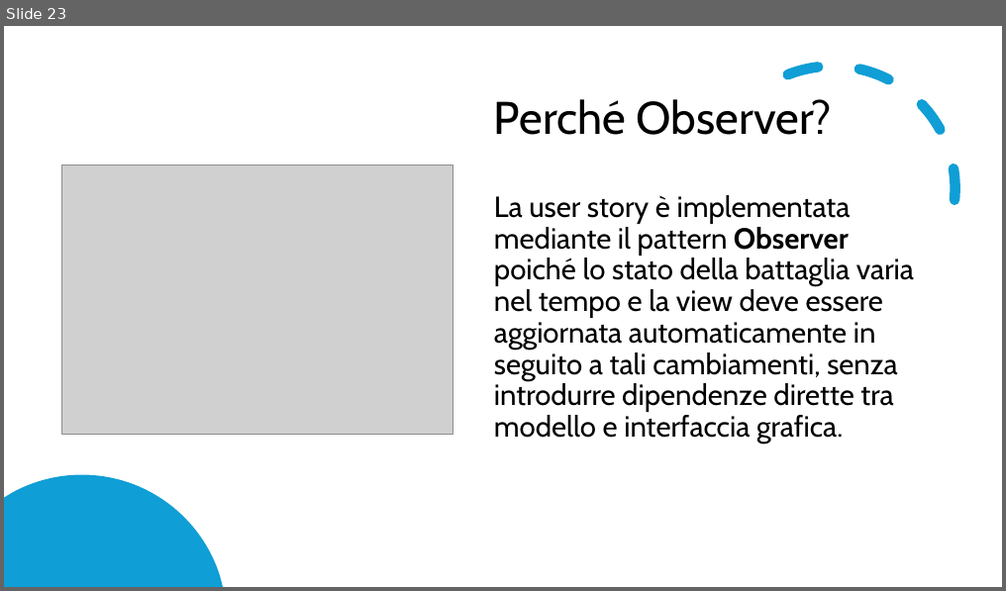
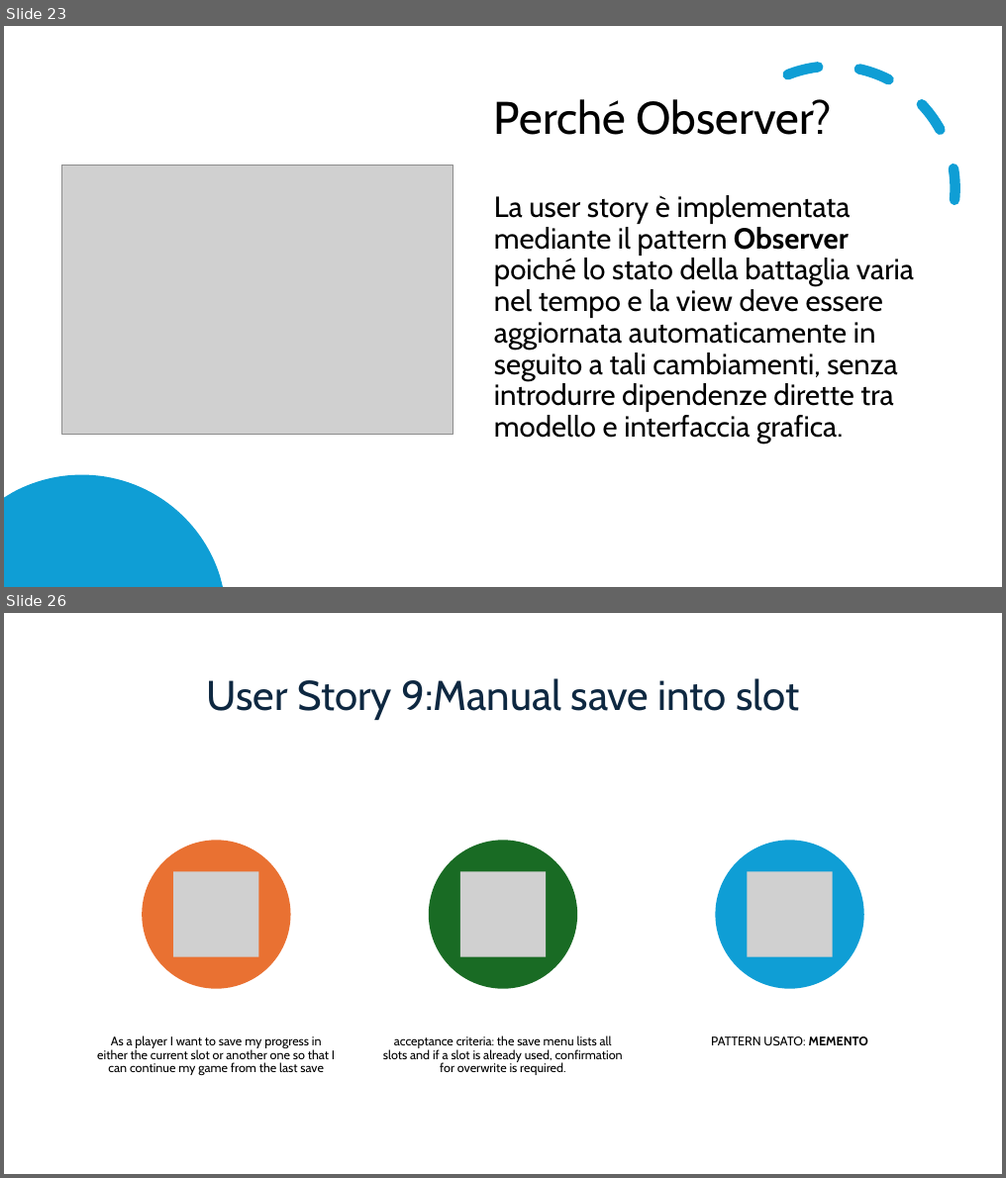
Before and after one commit to samMM-cs/iss-team2, a slide deck: Revisione.pptx. Shown one above the other, each under a label of ours: slide 23 before the commit, slides 23 and 26 after it; the slides between them are not shown. The pictures are 1006x591 and 1006x1178 pixels, drawn with LibreOffice and Linux fonts; fonts in the diff are those of the drawing; grey boxes stand for pictures. Boxes give left, top, right and bottom in pixels: in the first picture for what was removed or moved away, otherwise in the second. Text is boxed around its words. In the diff, an @@ line names an element or a change of style, - is before the commit and + after.

```diff
--- a/Revisione.pptx
+++ b/Revisione.pptx
@@ slide 26 added at [4, 613, 1002, 1174], background #FFFFFF @@
@@ title added at [207, 678, 799, 720], 40 pt, text #0E2841 @@
+User Story 9:Manual save into slot
@@ group added at [97, 840, 868, 1075]: 3 ellipses, 3 pictures, 3 texts @@
+As a player I want to save my progress in either the current slot or another one so that I can continue my game from the last save
+acceptance criteria: the save menu lists all slots and if a slot is already used, confirmation for overwrite is required.
+PATTERN USATO: MEMENTO
```
Also in this commit, not shown: 3 other slides added, 2 other files.
